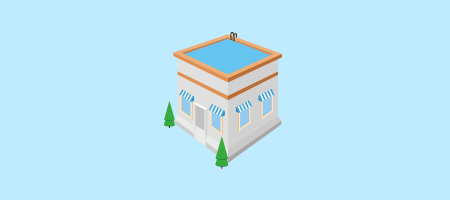
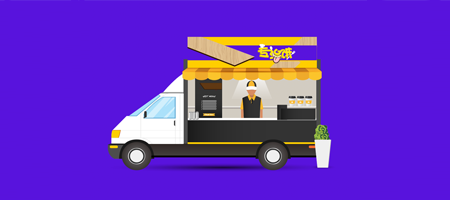
Layered file, before and after one edit (450 × 200). Changes by layer:
added layer "图层 2" above "矢量智能对象" over bbox(0, 0, 450, 200)
